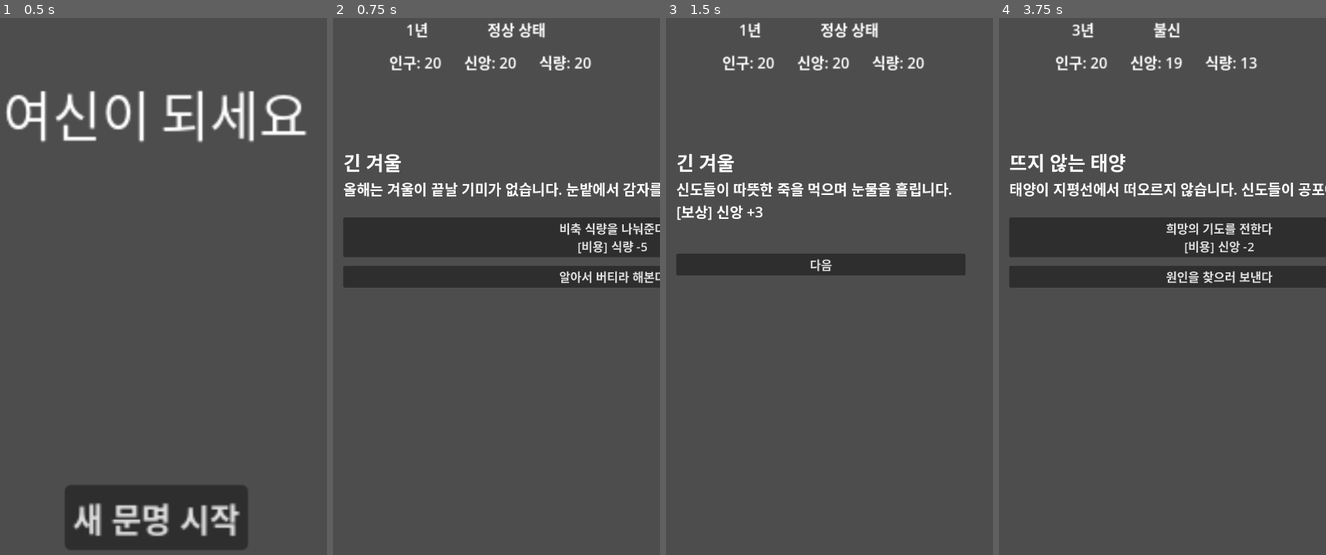
Above: before the commit, frames 1-4 (left to right).
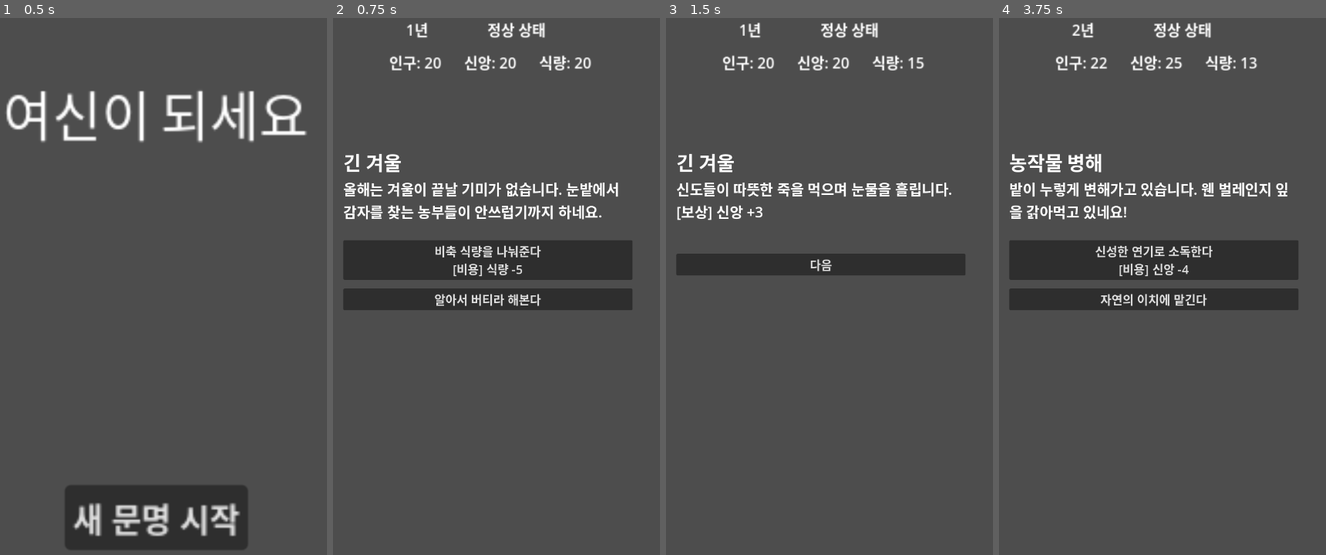
Above: after the commit, the same moments.

Repository: baechu50/become-goddness
Game: Godot game, scene res://scenes/Start.tscn
Two runs of this game, one before a commit and one after it. Both use one fixed random seed, a clock stepped at 60 frames per second and the inputs below.
Inputs (mouse positions are in pixels of both pictures, inside the frame that each line leads up to):
- Up to frame 1 (0.5 s): no input
- Up to frame 2 (0.75 s): click "새 문명 시작" at 0.5 s
- Up to frame 3 (1.5 s): click "비축 식량을 나눠준다 [비용] 식량 -5" at 1.25 s
- Up to frame 4 (3.75 s): click "다음" at 2 s; click (1208, 238) at 2.75 s, where only the run before the commit has a clickable "신성한 연기로 소독한다 [비용] 신앙 -4"; click "다음" at 3.5 s

Frame 1 is identical in both runs. In frame 2, 12% of the frame differs, in the area x 3-100%, y 30-55%; in frame 3, less than 0.1%; in frame 4, 14%, in the area x 3-100%, y 0-55%.

Commit message:
update: enhance game scene and system functionality

Diff:
--- a/scenes/Game.tscn
+++ b/scenes/Game.tscn
@@ -98,6 +98,7 @@
 layout_mode = 2
 theme_override_font_sizes/font_size = 30
 text = "이벤트 텍스트"
+autowrap_mode = 3
 
 [node name="MarginContainer" type="MarginContainer" parent="EventArea"]
 layout_mode = 2
--- a/scripts/scenes/Game.gd
+++ b/scripts/scenes/Game.gd
@@ -5,6 +5,10 @@
 @onready var state_system = $StateSystem
 
 var current_event: Dictionary
+var pending_reward: Dictionary = {}
+var pending_result_text: String = ""
+var stage: String = "choice"
+var reward_success: bool = true
 
 func _ready():
 	event_system.load_events()
@@ -12,47 +16,39 @@
 	show_next_event()
 
 func show_next_event():
-	# 상태 갱신
 	state_system.check_states()
-
-	# 랜덤 이벤트 선택
 	current_event = event_system.get_random_event(Parameter.year)
-
-	# 이벤트 출력
 	show_event(current_event)
-
-	# 헤더 업데이트
 	update_header()
 
 func show_event(event: Dictionary):
 	$EventArea/TitleText.text = event["title"]
 	$EventArea/EventText.text = event["text"]
 
-	# 선택지 버튼 세팅 (최대 3개)
 	for i in range(3):
 		var btn = $EventArea.get_node_or_null("Choice%dButton" % (i + 1))
 		if btn == null:
 			print("❗버튼이 없습니다: Choice%dButton" % (i + 1))
-
 		if btn:
 			if i < event["options"].size():
 				var option = event["options"][i]
 				var label = option["label"]
 				var cost_dict = option.get("cost", {})
 				var cost_text = get_cost_text(cost_dict)
-
-				if cost_text != "":
-					btn.text = label + "\n[비용] " + cost_text
-				else:
-					btn.text = label
-
+				btn.text = label + ("\n[비용] " + cost_text if cost_text != "" else "")
 				btn.visible = true
-				btn.disabled = false
+				btn.disabled = not can_afford(cost_dict)
 			else:
 				btn.visible = false
 
-	# 다음 버튼 숨기기
 	$EventArea/NextButton.visible = false
+	stage = "choice"
+
+func can_afford(cost: Dictionary) -> bool:
+	for key in cost.keys():
+		if Parameter.get(key) < cost[key]:
+			return false
+	return true
 
 func get_cost_text(cost: Dictionary) -> String:
 	var parts = []
@@ -71,14 +67,10 @@
 
 func show_result_text(text: String):
 	$EventArea/EventText.text = text
-
-	# 선택지 버튼 감추기
 	for i in range(3):
 		var btn = $EventArea.get_node_or_null("Choice%dButton" % (i + 1))
 		if btn:
 			btn.visible = false
-
-	# 다음 버튼 보이기
 	$EventArea/NextButton.visible = true
 
 func get_reward_text(dict: Dictionary) -> String:
@@ -98,12 +90,7 @@
 	if Parameter.famine: states.append("기근")
 	if Parameter.distrust: states.append("불신")
 	if Parameter.prosperity: states.append("번영")
-
-	if states.size() > 0:
-		$Header/InfoBox/StateLabel.text = ", ".join(states)
-	else:
-		$Header/InfoBox/StateLabel.text = "정상 상태"
-
+	$Header/InfoBox/StateLabel.text = ", ".join(states) if states.size() > 0 else "정상 상태"
 	$Header/InfoBox/YearLabel.text = "%d년" % Parameter.year
 
 func _on_Choice1Button_pressed(): resolve_event(0)
@@ -113,23 +100,31 @@
 func resolve_event(index: int):
 	var option = current_event["options"][index]
 	parameter_system.apply_cost(option.get("cost", {}))
+	update_header()
 
-	var success_rate: float = option.get("success_rate", 1.0)
-	var is_success: bool = randf() < success_rate
+	reward_success = randf() < option.get("success_rate", 1.0)
+	pending_reward = option.get("success_reward", {}) if reward_success else option.get("failure_reward", {})
+	var result_text = option.get("result_text_success", "") if reward_success else option.get("result_text_failure", "")
 
-	var reward_text = ""
-	if is_success:
-		parameter_system.apply_reward(option.get("success_reward", {}))
-		reward_text = get_reward_text(option.get("success_reward", {}))
-		show_result_text(option.get("result_text_success", "") + "\n[보상] " + reward_text)
-	else:
-		parameter_system.apply_reward(option.get("failure_reward", {}))
-		reward_text = get_reward_text(option.get("failure_reward", {}))
-		show_result_text(option.get("result_text_failure", "") + "\n[보상] " + reward_text)
+	var result = get_reward_text(pending_reward)
+
+	stage = "result"
+	show_result_text(result_text + (("\n[보상] " + result) if result != "" else ""))
 
 func _on_NextButton_pressed():
-	parameter_system.next_year()
-	if parameter_system.is_gameover():
-		get_tree().change_scene_to_file("res://scenes/GameOver.tscn")
-	else:
-		show_next_event()
+	if stage == "result":
+		parameter_system.apply_reward(pending_reward)
+		update_header()
+		stage="yearly"
+	if stage == "yearly":
+		var yearly_result = parameter_system.yearly_changes_text()
+		show_result_text(yearly_result)
+		stage = "next"
+	elif stage == "next":
+		parameter_system.apply_yearly_changes()
+		update_header()
+		parameter_system.next_year()
+		if parameter_system.is_gameover():
+			get_tree().change_scene_to_file("res://scenes/GameOver.tscn")
+		else:
+			show_next_event()
--- a/scripts/systems/parameter_system.gd
+++ b/scripts/systems/parameter_system.gd
@@ -1,6 +1,7 @@
 extends Node
 class_name ParameterSystem
 
+var penalty = 3;
 var allowed_keys = ["year", "faith", "food", "population"]
 
 func reset():
@@ -8,14 +9,6 @@
 	Parameter.faith = 20
 	Parameter.food = 20
 	Parameter.population = 20
-
-func next_year():
-	Parameter.year += 1
-	Parameter.food = max(0, Parameter.food - int(Parameter.population / 5))
-
-	if Parameter.famine:
-		Parameter.population = max(0, Parameter.population - 3)
-		Parameter.faith = max(0, Parameter.faith - 3)
 
 func apply_cost(cost: Dictionary):
 	for k in cost:
@@ -27,5 +20,29 @@
 		if k in allowed_keys:
 			Parameter.set(k, Parameter.get(k) + reward[k])
 
+func yearly_changes_text()-> String:
+	var result_text = ""
+	var delta = max(1, int(Parameter.population / 10))
+
+	result_text="한 해가 지났습니다\n식량 -%d\n인구 +%d\n신앙 +%d\n" % [delta, delta, delta]
+	if Parameter.famine:
+		result_text+="기근 상태라 인구와 신앙이 감소합니다.\n인구 -%d\n신앙 -%d" % [penalty, penalty]
+	return result_text
+
+func apply_yearly_changes() -> void:
+	var delta = max(1, int(Parameter.population / 10))
+
+	Parameter.food = max(0, Parameter.food - delta)
+	Parameter.population += delta
+	Parameter.faith += delta
+
+	if Parameter.famine:
+		Parameter.population = max(0, Parameter.population - penalty)
+		Parameter.faith = max(0, Parameter.faith - penalty)
+
+
+func next_year() -> void:
+	Parameter.year += 1
+
 func is_gameover() -> bool:
-	return Parameter.faith <= 0 or Parameter.population <= 0
+	return Parameter.population <= 0
--- a/scripts/systems/state_system.gd
+++ b/scripts/systems/state_system.gd
@@ -3,5 +3,5 @@
 
 func check_states():
 	Parameter.famine = Parameter.food == 0
-	Parameter.distrust = Parameter.faith < 20
+	Parameter.distrust = Parameter.faith == 0
 	Parameter.prosperity = (Parameter.faith >= 100 and Parameter.food >= 100 and Parameter.population >= 100)
